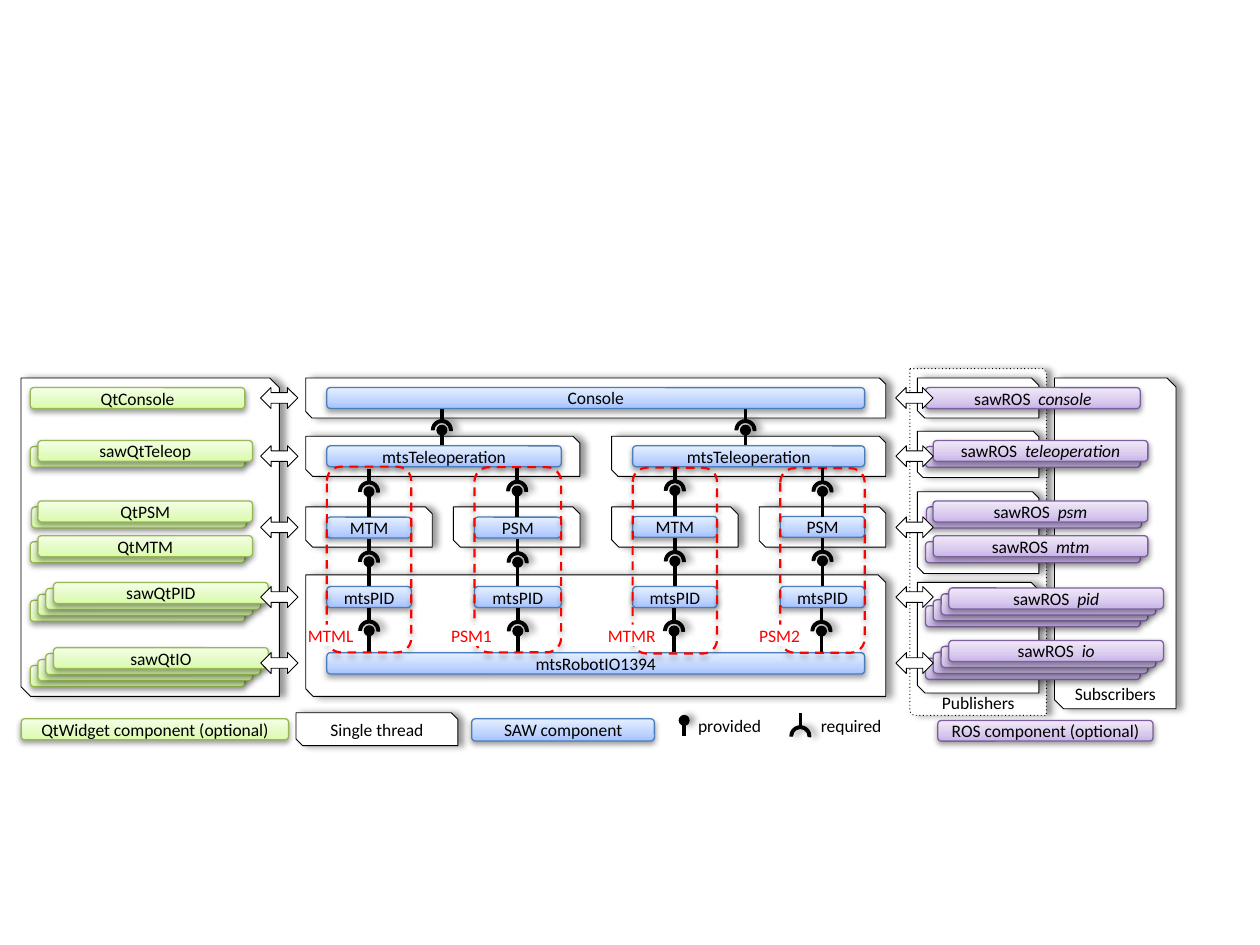
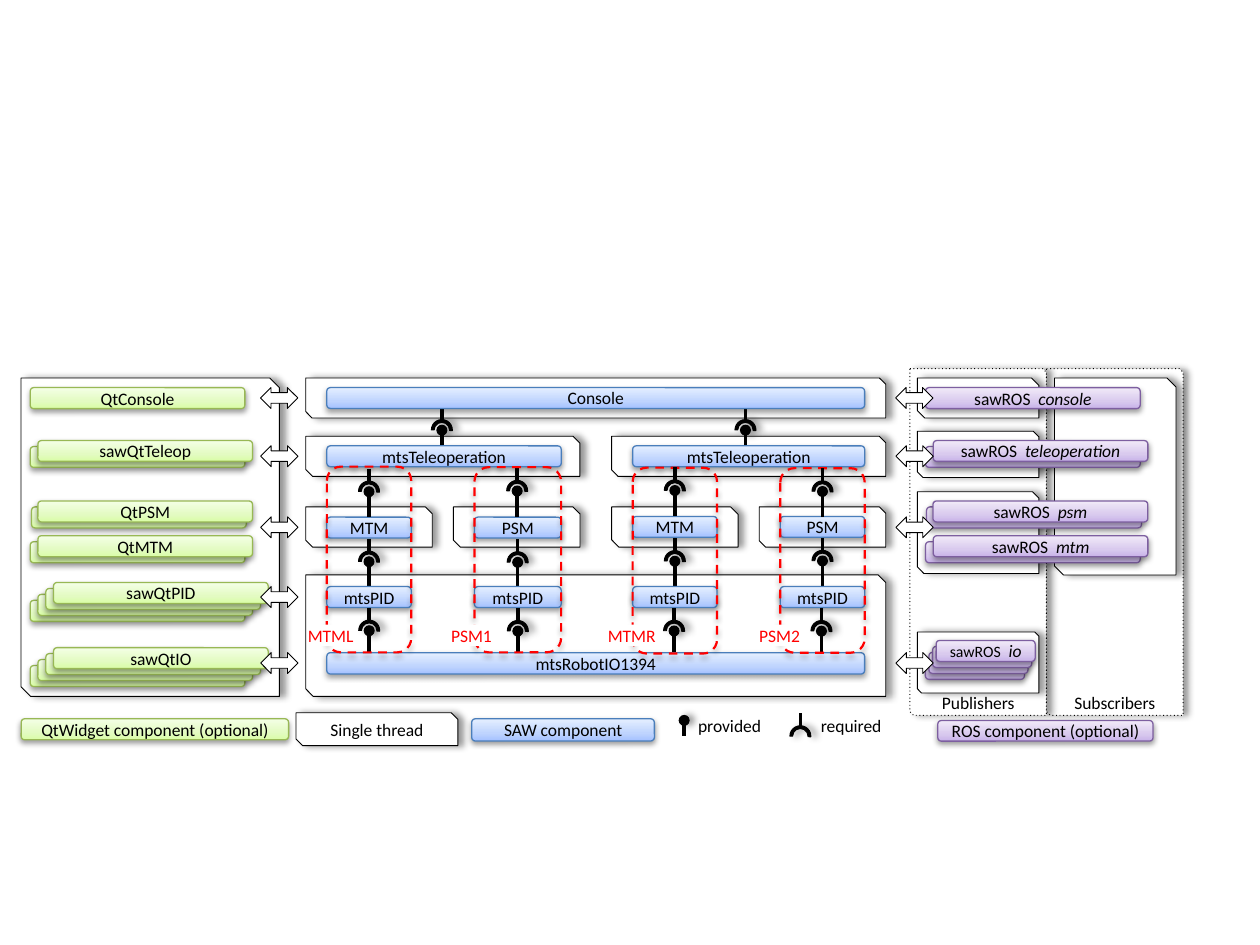
Before and after one commit to RobertoRoos/sawIntuitiveResearchKitWiki, a slide deck: slide 1 of dVRK-component-thread-view.pptx. Drawn at 1260x945 pixels with LibreOffice and Linux fonts; fonts in the diff are those of the drawing. Boxes give left, top, right and bottom in pixels: in the first picture for what was removed or moved away, otherwise in the second. Text is boxed around its words. In the diff, an @@ line names an element or a change of style, - is before the commit and + after.

```diff
--- a/dVRK-component-thread-view.pptx
+++ b/dVRK-component-thread-view.pptx
@@ snip diag rect "Subscribers": place and size @@
-snip diag rect "Subscribers" at [1055,378,1176,708]
+snip diag rect "Subscribers" at [1047,369,1183,716]
@@ snip diag rect "Subscribers" at [1047,369,1183,716]: outline #000000 0.5 pt to #000000 0.5 pt dashed; proportions changed @@
@@ snip diag rect added at [1055,378,1176,575], fill #FFFFFF, outline #000000 0.5 pt @@
@@ left right arrow removed at [896,587,934,609] @@
@@ group removed at [926,588,1163,627]: 4 rounded rectangles @@
-sawROS pid
@@ snip diag rect: place and size @@
-snip diag rect at [917,582,1038,693]
+snip diag rect at [917,633,1038,693]
@@ rounded rectangle: place and size @@
-rounded rectangle at [926,659,1140,680]
+rounded rectangle at [926,659,1026,680]
@@ rounded rectangle: place and size @@
-rounded rectangle at [934,653,1148,674]
+rounded rectangle at [929,653,1028,674]
@@ rounded rectangle: place and size @@
-rounded rectangle at [941,646,1155,668]
+rounded rectangle at [932,646,1032,668]
@@ rounded rectangle "sawROS io": place and size @@
-rounded rectangle "sawROS io" at [949,640,1163,662]
+rounded rectangle "sawROS io" at [936,640,1036,662]
@@ rounded rectangle "sawROS io" at [936,640,1036,662]: size 10 to 9 pt in "sawROS" @@
```
Also in this commit, not shown: 2 other files.
